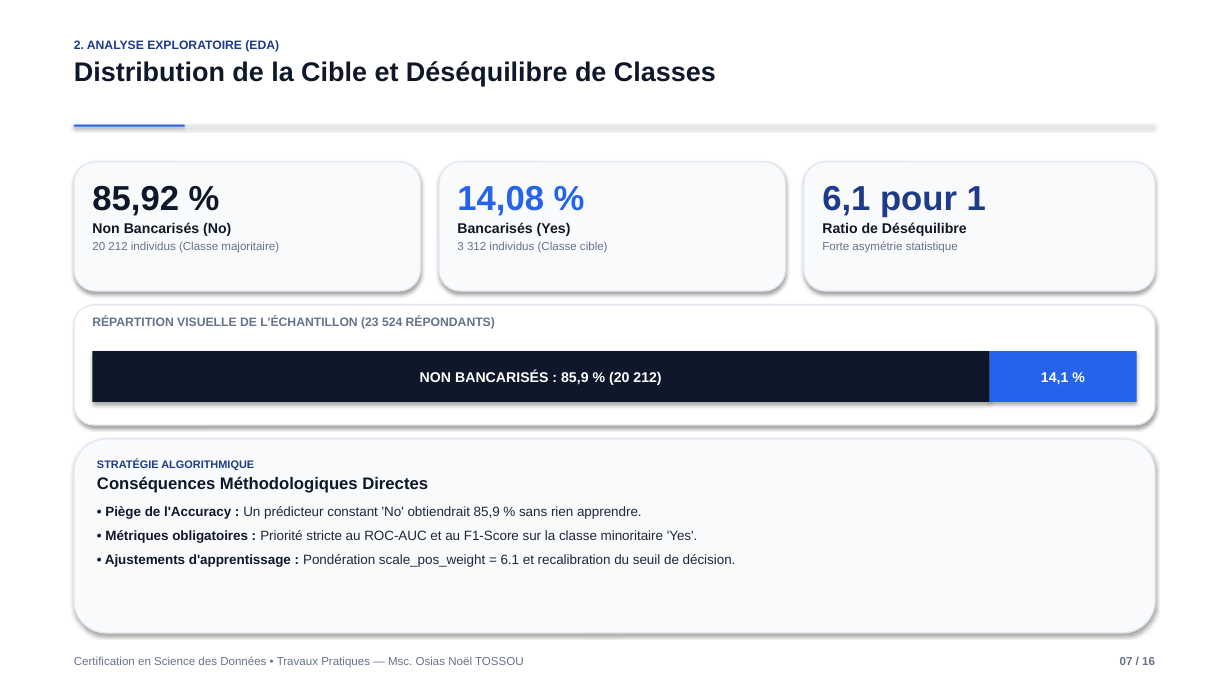
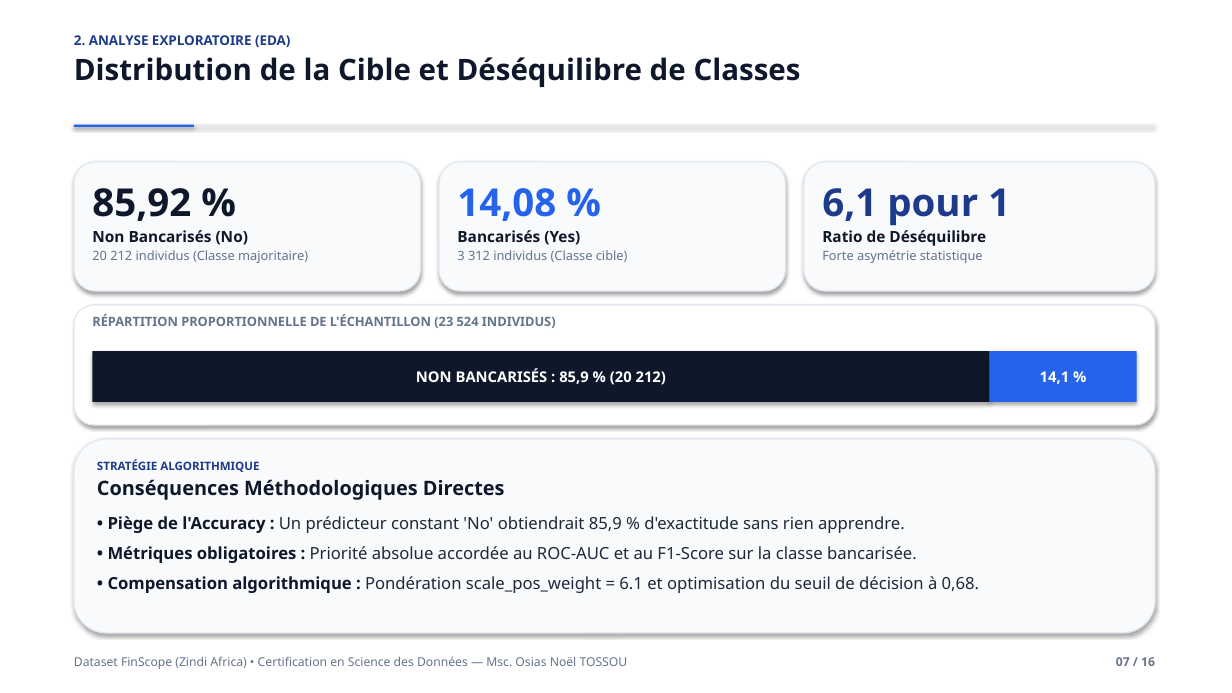
Before and after one commit to OLOUNLAD/Financial-inclusion-africa, a slide deck: slide 7 of Presentation_Soutenance.pptx. Drawn at 1232x693 pixels with LibreOffice and Linux fonts; fonts in the diff are those of the drawing. Boxes give left, top, right and bottom in pixels: in the first picture for what was removed or moved away, otherwise in the second. Text is boxed around its words. In the diff, an @@ line names an element or a change of style, - is before the commit and + after.

Commit message:
Redesign defense slides: highlight FinScope dataset, enlarge typography to 13pt, and balance card proportions

```diff
--- a/Presentation_Soutenance.pptx
+++ b/Presentation_Soutenance.pptx
@@ text "2. ANALYSE EXPLORATOIRE (EDA)" at (x1=74, y1=35, x2=801, y2=87): size 9.5 to 10.5 pt in "2. ANALYSE EXPLORATOIRE (EDA)"; font Arial to Noto Sans; size 21 to 23 pt in "Distribution de la Cible et Déséquilibre de ..." @@
@@ rectangle resized from (x1=74, y1=125, x2=185, y2=127) to (x1=74, y1=125, x2=194, y2=128) @@
@@ text "85,92 %" at (x1=92, y1=188, x2=308, y2=263): size 27 to 30 pt in "85,92 %"; font Arial to Noto Sans; size 11 to 12 pt in "Non Bancarisés (No)"; size 9 to 10 pt in "20 212 individus (Classe majoritaire)" @@
@@ text "14,08 %" at (x1=457, y1=188, x2=628, y2=262): size 27 to 30 pt in "14,08 %"; font Arial to Noto Sans; size 11 to 12 pt in "Bancarisés (Yes)"; size 9 to 10 pt in "3 312 individus (Classe cible)" @@
@@ text "6,1 pour 1" at (x1=822, y1=188, x2=1010, y2=246): size 27 to 30 pt in "6,1 pour 1"; font Arial to Noto Sans; size 11 to 12 pt in "Ratio de Déséquilibre"; size 9 to 10 pt in "Forte asymétrie statistique" @@
@@ text at (x1=92, y1=314, x2=556, y2=328): text changed; size 9.5 to 10 pt; font Arial to Noto Sans @@
-RÉPARTITION VISUELLE DE L'ÉCHANTILLON (23 524 RÉPONDANTS)
+RÉPARTITION PROPORTIONNELLE DE L'ÉCHANTILLON (23 524 INDIVIDUS)
@@ rectangle "NON BANCARISÉS : 85,9 % ..." at (x1=92, y1=351, x2=990, y2=402): size 11 to 11.5 pt, font Arial to Noto Sans @@
@@ rectangle "14,1 %" at (x1=990, y1=351, x2=1137, y2=402): size 11 to 11.5 pt, font Arial to Noto Sans @@
@@ text at (x1=97, y1=459, x2=505, y2=500): size 8.5 to 9 pt in "STRATÉGIE ALGORITHMIQUE"; font Arial to Noto Sans in "STRATÉGIE ALGORITHMIQUE", "Conséquences Méthodologiques Directes"; size 13 to 15.5 pt in "Conséquences Méthodologiques Directes"; more space between paragraphs @@
@@ text at (x1=108, y1=516, x2=979, y2=593): text changed; size 10.5 to 13 pt; font Arial to Noto Sans @@
-• Piège de l'Accuracy : Un prédicteur constant 'No' obtiendrait 85,9 % sans rien apprendre.
-• Métriques obligatoires : Priorité stricte au ROC-AUC et au F1-Score sur la classe minoritaire 'Yes'.
-• Ajustements d'apprentissage : Pondération scale_pos_weight = 6.1 et recalibration du seuil de décision.
+• Piège de l'Accuracy : Un prédicteur constant 'No' obtiendrait 85,9 % d'exactitude sans rien apprendre.
+• Métriques obligatoires : Priorité absolue accordée au ROC-AUC et au F1-Score sur la classe bancarisée.
+• Compensation algorithmique : Pondération scale_pos_weight = 6.1 et optimisation du seuil de décision à 0,68.
@@ text at (x1=74, y1=656, x2=628, y2=669): text changed; size 9 to 9.5 pt; font Arial to Noto Sans @@
-Certification en Science des Données • Travaux Pratiques — Msc. Osias Noël TOSSOU
+Dataset FinScope (Zindi Africa) • Certification en Science des Données — Msc. Osias Noël TOSSOU
@@ text "07 / 16" at (x1=1116, y1=657, x2=1155, y2=666): size 9 to 9.5 pt, font Arial to Noto Sans @@
```
Also in this commit, not shown: 15 other slides changed, 2 other files.
